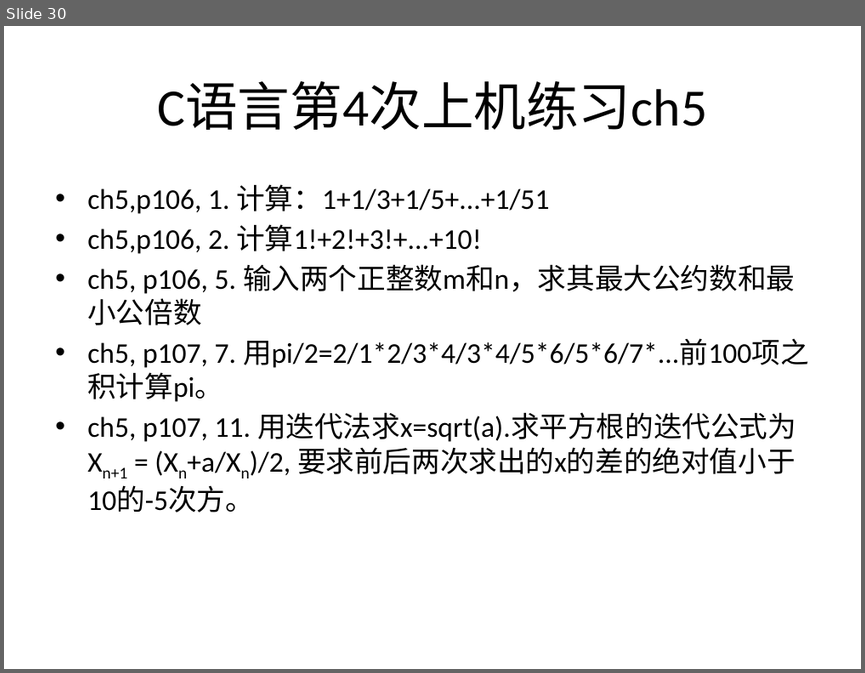
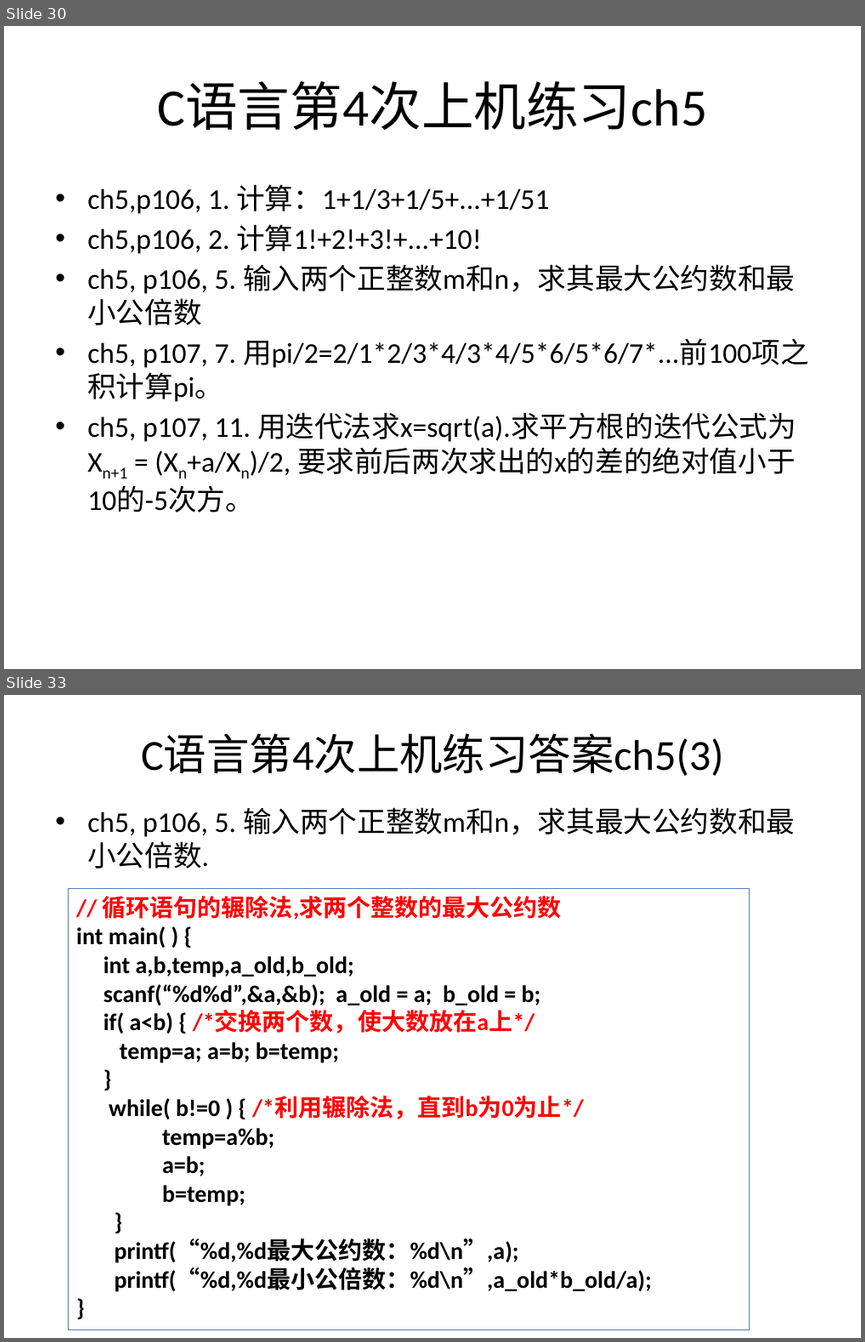
Before and after one commit to jtrfid/C-Repositories, a slide deck: 2016/上机安排.pptx. Shown one above the other, each under a label of ours: slide 30 before the commit, slides 30 and 33 after it; the slides between them are not shown. The pictures are 865x673 and 865x1342 pixels, drawn with LibreOffice and Linux fonts; fonts in the diff are those of the drawing. Boxes give left, top, right and bottom in pixels: in the first picture for what was removed or moved away, otherwise in the second. Text is boxed around its words. In the diff, an @@ line names an element or a change of style, - is before the commit and + after.

Commit message:
修订上机安排

```diff
--- a/2016/上机安排.pptx
+++ b/2016/上机安排.pptx
@@ slide 33 added at [4,695,861,1338], background #FFFFFF @@
@@ title added at [141,734,724,776], 36 pt, text #000000 @@
+C语言第4次上机练习答案ch5(3)
@@ text added at [87,807,794,868], 24 pt, text #000000 @@
+• ch5, p106, 5. 输入两个正整数m和n，求其最大公约数和最小公倍数.
@@ rectangle added at [69,888,749,1329], outline #4F81BD 0.75 pt, 20 pt, text #000000, bold @@
+// 循环语句的辗除法,求两个整数的最大公约数
+int main( ) {
+int a,b,temp,a_old,b_old;
+scanf(“%d%d”,&a,&b); a_old = a; b_old = b;
+if( a<b) { /*交换两个数，使大数放在a上*/
+temp=a; a=b; b=temp;
+}
+while( b!=0 ) { /*利用辗除法，直到b为0为止*/
+temp=a%b;
+a=b;
+b=temp;
+}
+printf(“%d,%d最大公约数：%d\n”,a);
+printf(“%d,%d最小公倍数：%d\n”,a_old*b_old/a);
+}
```
Also in this commit, not shown: 3 slides changed, 5 other slides added.
